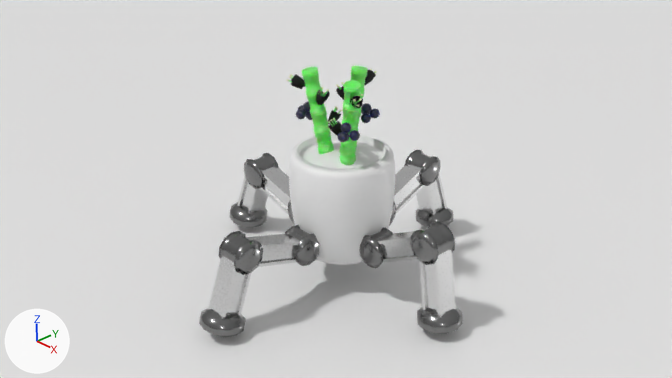
An edit to the Blender file assets/Cech-Vista/Cech-Vista.blend, drawn before and after from the same camera.
Both versions are drawn from the file's camera 'Camera'. Every picture has the same lights, and +X, +Y and +Z are marked at lower left.

The first picture shows 'Floor', 'Foot', 'Foot.001', 'Leg Beam', 'Leg Beam.001', 'Leg Beam.003', 'Leg Beam.004', 'Leg Motor', 'Leg Motor.002', 'Pot', 'Stem.001', 'Stem.002'.
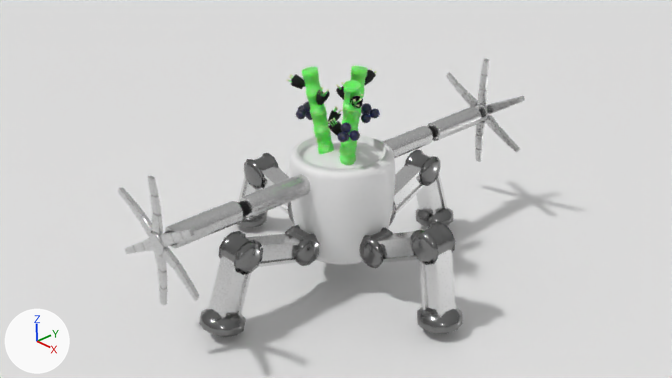
What changed in the scene script:
```text
Add mat_steel_001:
    mat_steel_001 = principled_material('Steel.001')
    mat_steel_001.base_color = (0.6, 0.6, 0.6)  # light grey #cbcbcb
    mat_steel_001.metallic = 0.8
    mat_steel_001.roughness = 0.2
Add mat_black_plastic:
    mat_black_plastic = principled_material('Black Plastic')
    mat_black_plastic.base_color = (0.00196, 0.00196, 0.00196)  # black #060606
    mat_black_plastic.roughness = 0.8
Add me_arm:
    me_arm.from_pydata(...)  # 2080 vertices, 2077 faces; spans x -0.76..0.76, y -0.87..0.85, z -0.5..1.84
    me_arm.polygons.foreach_set('use_smooth', [True] * 2077)
    # faces by material slot: [1002, 1075]
    me_arm.materials.append(mat_steel_001)  # light grey #cbcbcb
    me_arm.materials.append(mat_black_plastic)  # black #060606
Add ob_arm_001:
    ob_arm_001 = bpy.data.objects.new('Arm.001', me_arm)
    ob_arm_001.location = (0.0, -1.1, 1.7)
    ob_arm_001.rotation_euler = (-1.571, 0.0, -3.142)  # degrees (-90, 0, -180)
    _m = ob_arm_001.modifiers.new('Subdivision', 'SUBSURF')
Add ob_arm:
    ob_arm = bpy.data.objects.new('Arm', me_arm)
    ob_arm.location = (0.0, 1.3, 1.7)
    ob_arm.rotation_euler = (-1.571, 0.0, 0.0)  # degrees (-90, 0, 0)
    _m = ob_arm.modifiers.new('Subdivision', 'SUBSURF')
```

Changed parts and their boxes [x1, y1, x2, y2] in the pictures (672 x 378 px):
'Arm.001', added
    after: [118, 174, 310, 306]
    faces in mat_steel_001 (light grey #cbcbcb): [118, 174, 310, 306]
    faces in mat_black_plastic (black #060606): [164, 201, 250, 246]
'Arm', added
    after: [383, 59, 525, 162]
    faces in mat_steel_001 (light grey #cbcbcb): [383, 59, 525, 162]
